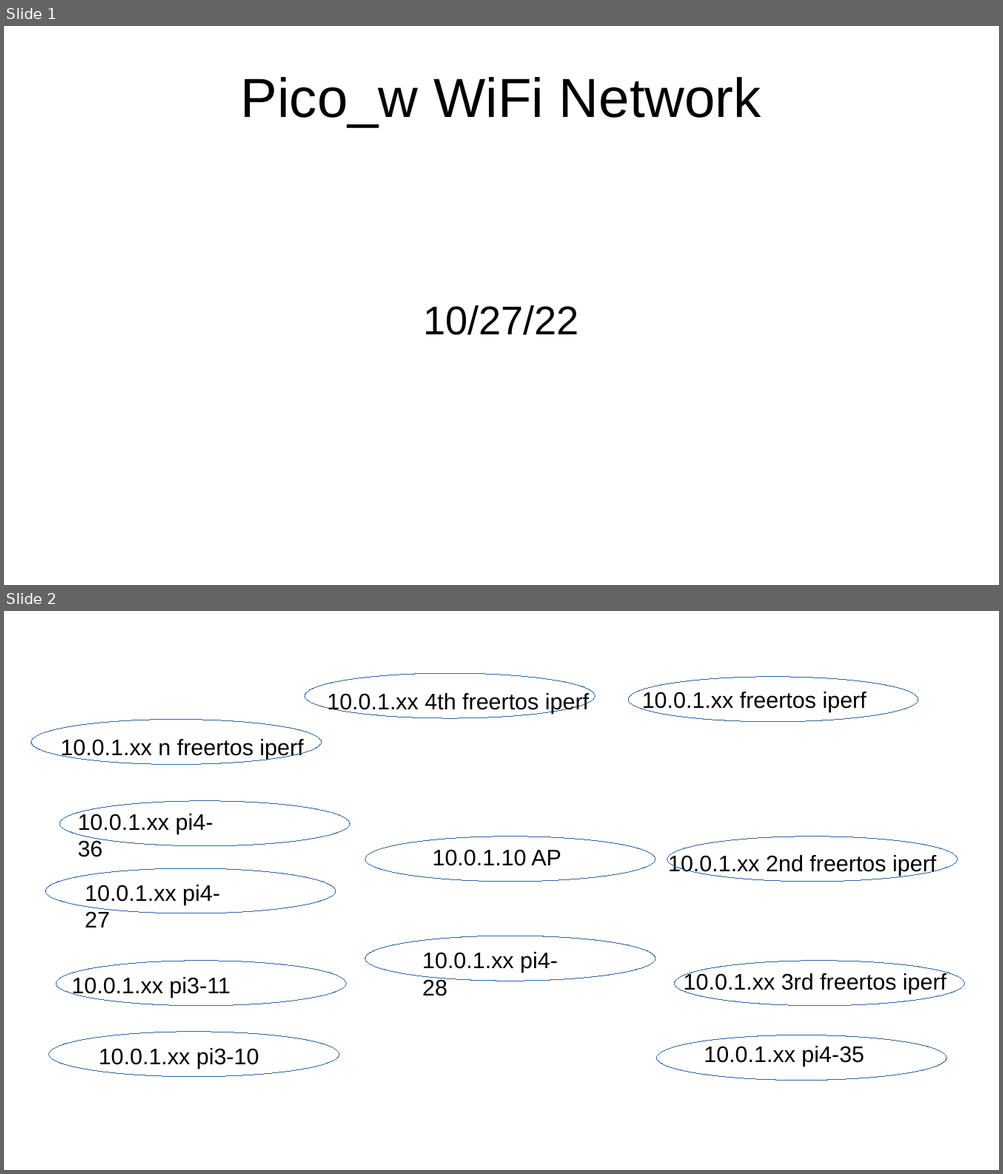
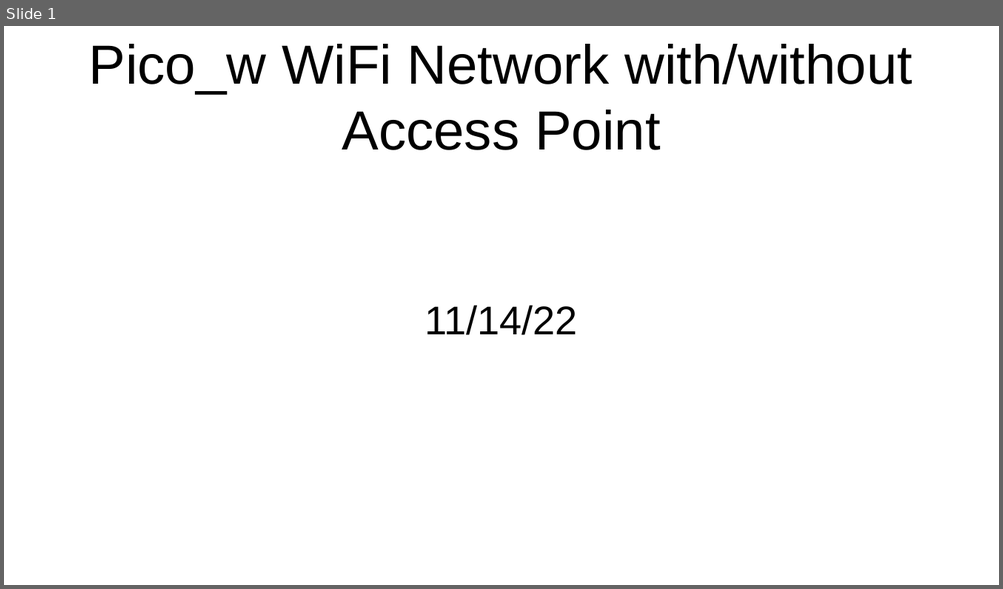
Before and after one commit to develone/my-projects-docs, a slide deck: pico_w-wifi-test/access-point/pico_w-ap-net.odp. Shown one above the other, each under a label of ours: slides 1 and 2 before the commit, slide 1 after it. The pictures are 1003x1174 and 1003x589 pixels, drawn with LibreOffice and Linux fonts; fonts in the diff are those of the drawing. Boxes give left, top, right and bottom in pixels: in the first picture for what was removed or moved away, otherwise in the second. Text is boxed around its words. In the diff, an @@ line names an element or a change of style, - is before the commit and + after.

```diff
--- a/pico_w-wifi-test/access-point/pico_w-ap-net.odp
+++ b/pico_w-wifi-test/access-point/pico_w-ap-net.odp
@@ slide 2 removed at <box>4,611,999,1170</box>, background #FFFFFF @@
@@ ellipse removed at <box>304,673,595,718</box> @@
@@ ellipse removed at <box>629,677,918,722</box> @@
@@ text removed at <box>327,693,589,714</box> @@
-10.0.1.xx 4th freertos iperf
@@ text removed at <box>642,692,866,712</box> @@
-10.0.1.xx freertos iperf
@@ ellipse removed at <box>31,719,321,764</box> @@
@@ text removed at <box>60,739,303,760</box> @@
-10.0.1.xx n freertos iperf
@@ ellipse removed at <box>60,801,350,846</box> @@
@@ text removed at <box>78,812,213,857</box> @@
-10.0.1.xx pi4-36
@@ ellipse removed at <box>365,837,654,882</box> @@
@@ text removed at <box>432,849,561,866</box> @@
-10.0.1.10 AP
@@ ellipse removed at <box>667,837,957,882</box> @@
@@ text removed at <box>668,853,936,875</box> @@
-10.0.1.xx 2nd freertos iperf
@@ ellipse removed at <box>45,869,336,914</box> @@
@@ text removed at <box>85,885,220,928</box> @@
-10.0.1.xx pi4-27
@@ ellipse removed at <box>365,936,654,981</box> @@
@@ ellipse removed at <box>57,961,346,1006</box> @@
@@ text removed at <box>422,952,558,997</box> @@
-10.0.1.xx pi4-28
@@ ellipse removed at <box>674,961,965,1006</box> @@
@@ text removed at <box>71,977,230,998</box> @@
-10.0.1.xx pi3-11
@@ text removed at <box>683,972,946,994</box> @@
-10.0.1.xx 3rd freertos iperf
@@ ellipse removed at <box>49,1033,338,1078</box> @@
@@ text removed at <box>99,1048,259,1069</box> @@
-10.0.1.xx pi3-10
@@ ellipse removed at <box>657,1036,946,1081</box> @@
@@ text removed at <box>703,1046,864,1066</box> @@
-10.0.1.xx pi4-35
@@ slide 1 changed as well @@
@@ title at <box>89,44,912,150</box>: text changed @@
-Pico_w WiFi Network
+Pico_w WiFi Network with/without Access Point
@@ subtitle at <box>424,305,578,335</box>: text changed @@
-10/27/22
+11/14/22
```
Also in this commit, not shown: 6 slides added, 3 other files.
